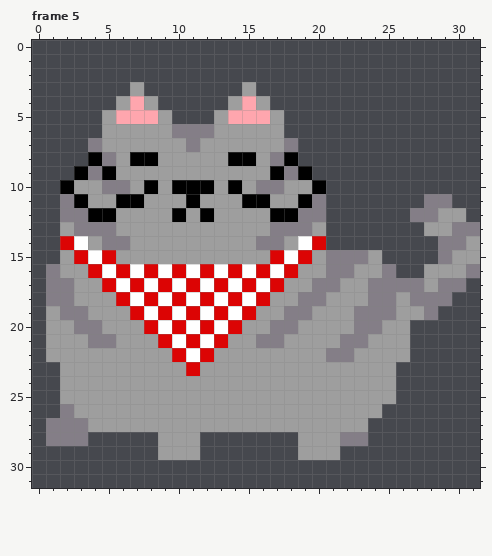
A pixel-art file gets an edit: assets/characters/willie/walking/Sprite-willie-walking-L.aseprite. The picture above is the old version.
32x32 pixels, 8 frames. Shown: frame 5. The commit also changed other frames, which this record leaves out.
After the commit:
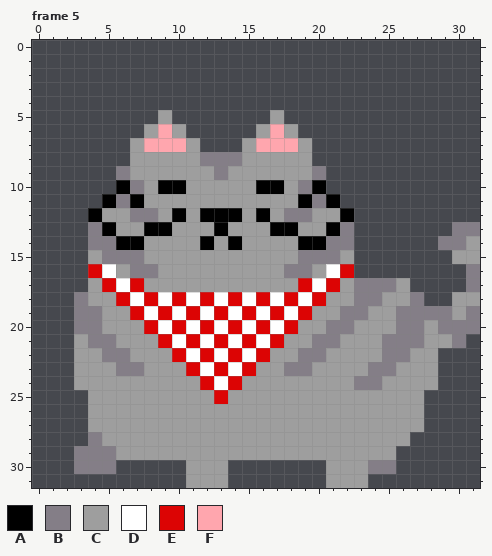
Palette (. is transparent): A #000000  B #847e87  C #9e9e9e  D #ffffff  E #dc0404  F #ffa6ae
The edit:
--- frame 5
@@ x 0..31 @@
  2 ................................
- 3 .......C.......C................
- 4 ......CFC.....CFC...............
- 5 .....CFFFC...CFFFC..............
- 6 .....CCCCCBBBCCCCC..............
- 7 ....BCCCCCCBCCCCCCB.............
- 8 ....ABCAACCCCCAACBA.............
- 9 ...ABACCCCCCCCCCCABA............
-10 ..ACCBBCACAAACACBBCCA...........
-11 ..BACCAACCCACCCAACCAB.......BB..
-12 ..BBAACCCCACACCCCAABB......BBCC.
-13 ..CBBBCCCCCCCCCCCBBBC.......CCBB
-14 ..EDCBBCCCCCCCCCBBCDE........BBC
-15 ..CEDECCCCCCCCCCCEDECBBBC....BCC
-16 .BCCEDEDEDEDEDEDEDECCBBCCB..CCCB
-17 .BBCCEDEDEDEDEDEDECCBBCCBBBBCBB.
-18 .BBCCCEDEDEDEDEDECCBBCCCBBCBBB..
-19 .CBBCCCEDEDEDEDECCBBCCCBBBCCB...
-20 .CCBBCCCEDEDEDECCBBCCCCBBCC.....
-21 .CCCBBCCCEDEDECCBBCCCCBBCCC.....
-22 .CCCCCCCCCEDECCCCCCCCBBCCCC.....
-23 ..CCCCCCCCCECCCCCCCCCCCCCC......
-24 ..CCCCCCCCCCCCCCCCCCCCCCCC......
-25 ..CCCCCCCCCCCCCCCCCCCCCCCC......
-26 ..BCCCCCCCCCCCCCCCCCCCCCC.......
-27 .BBBCCCCCCCCCCCCCCCCCCCC........
-28 .BBB.....CCC.......CCCBB........
-29 .........CCC.......CCC..........
-30 ................................
-31 ................................
+ 3 ................................
+ 4 ................................
+ 5 .........C.......C..............
+ 6 ........CFC.....CFC.............
+ 7 .......CFFFC...CFFFC............
+ 8 .......CCCCCBBBCCCCC............
+ 9 ......BCCCCCCBCCCCCCB...........
+10 ......ABCAACCCCCAACBA...........
+11 .....ABACCCCCCCCCCCABA..........
+12 ....ACCBBCACAAACACBBCCA.........
+13 ....BACCAACCCACCCAACCAB.......BB
+14 ....BBAACCCCACACCCCAABB......BBC
+15 ....CBBBCCCCCCCCCCCBBBC.......CC
+16 ....EDCBBCCCCCCCCCBBCDE........B
+17 ....CEDECCCCCCCCCCCEDECBBBC....B
+18 ...BCCEDEDEDEDEDEDEDECCBBCCB..CC
+19 ...BBCCEDEDEDEDEDEDECCBBCCBBBBCB
+20 ...BBCCCEDEDEDEDEDECCBBCCCBBCBBB
+21 ...CBBCCCEDEDEDEDECCBBCCCBBBCCB.
+22 ...CCBBCCCEDEDEDECCBBCCCCBBCC...
+23 ...CCCBBCCCEDEDECCBBCCCCBBCCC...
+24 ...CCCCCCCCCEDECCCCCCCCBBCCCC...
+25 ....CCCCCCCCCECCCCCCCCCCCCCC....
+26 ....CCCCCCCCCCCCCCCCCCCCCCCC....
+27 ....CCCCCCCCCCCCCCCCCCCCCCCC....
+28 ....BCCCCCCCCCCCCCCCCCCCCCC.....
+29 ...BBBCCCCCCCCCCCCCCCCCCCC......
+30 ...BBB.....CCC.......CCCBB......
+31 ...........CCC.......CCC........
Where, in picture pixels (left, top, right, bottom), the same in both pictures:
changed: (46, 82, 480, 488)
